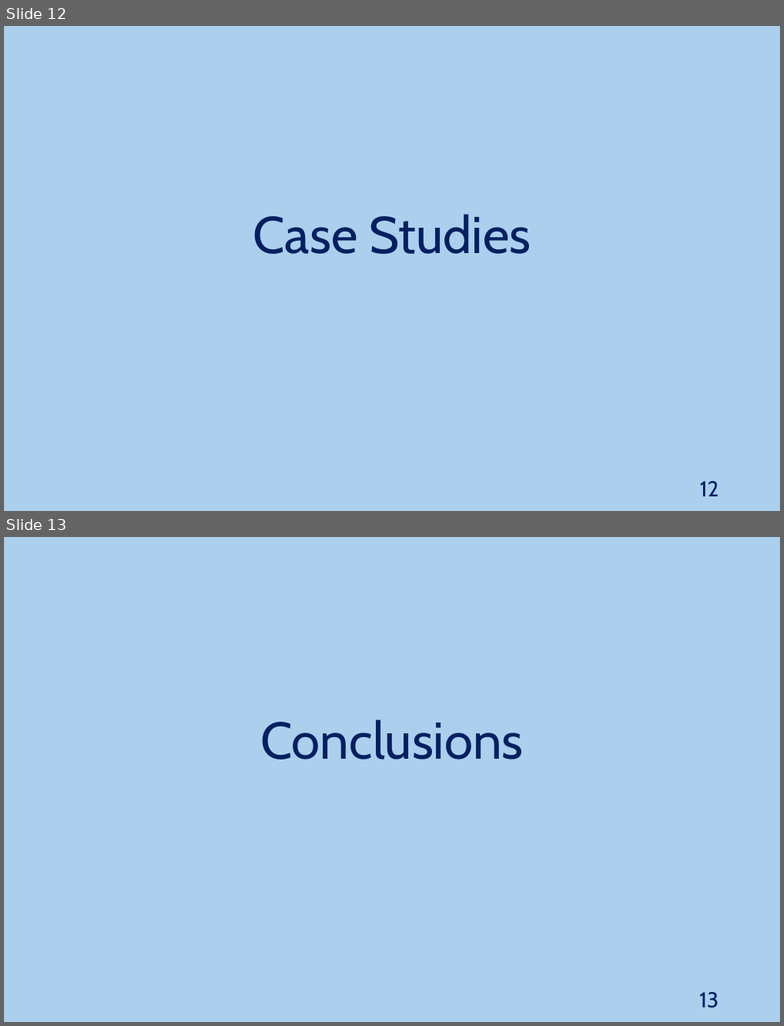
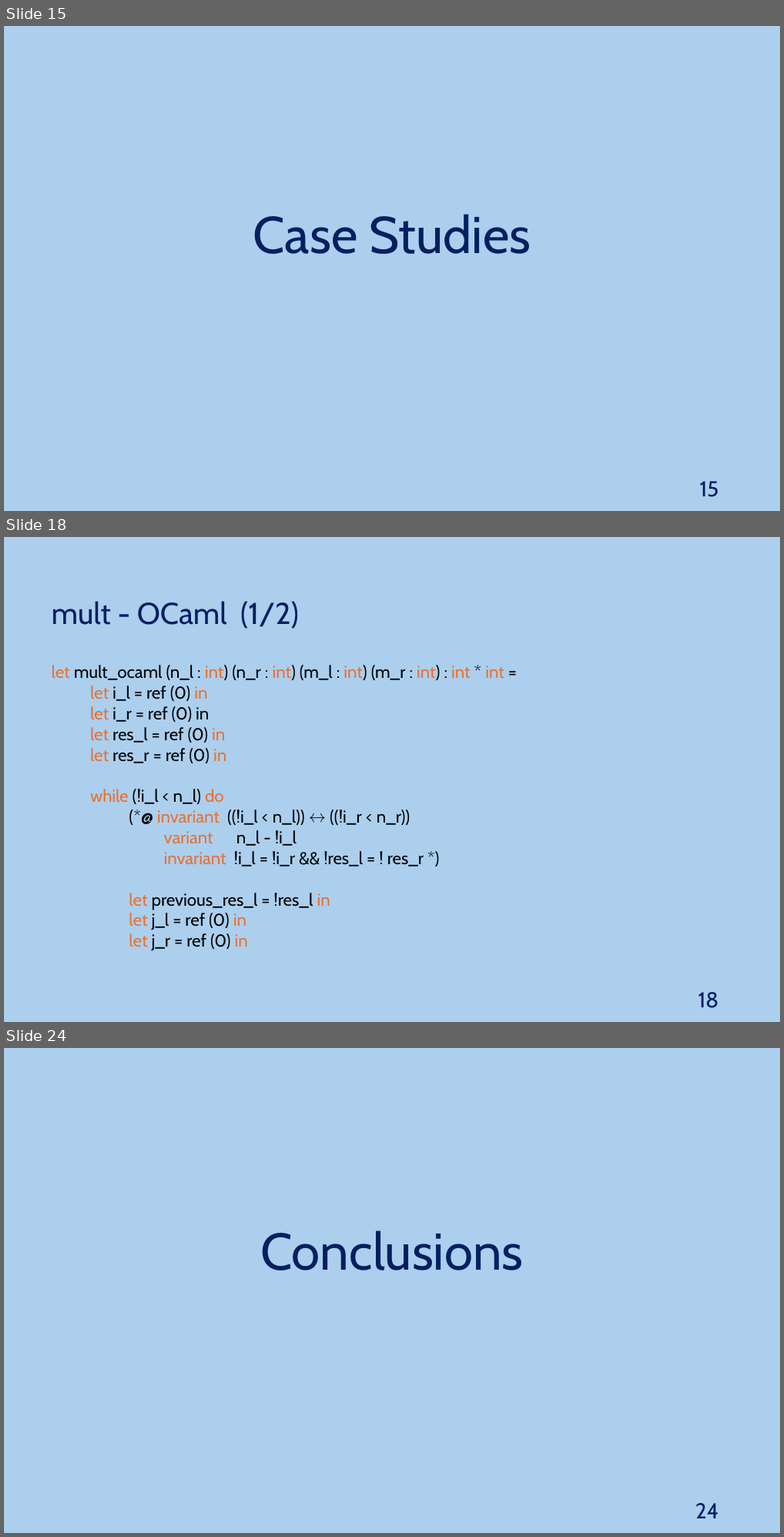
Before and after one commit to JoaoNini75/MasterThesis, a slide deck: tese/presentation/Ap Tese.pptx. Shown one above the other, each under a label of ours: slides 12 and 13 before the commit, slides 15, 18 and 24 after it; the slides between them are not shown. The pictures are 784x1026 and 784x1537 pixels, drawn with LibreOffice and Linux fonts; fonts in the diff are those of the drawing. Boxes give left, top, right and bottom in pixels: in the first picture for what was removed or moved away, otherwise in the second. Text is boxed around its words. In the diff, an @@ line names an element or a change of style, - is before the commit and + after.

```diff
--- a/tese/presentation/Ap Tese.pptx
+++ b/tese/presentation/Ap Tese.pptx
@@ slide 18 added at <box>4,537,780,1022</box>, background #ACCFEE @@
@@ text added at <box>52,601,299,629</box>, 28 pt, text #002060 @@
+mult - OCaml (1/2)
@@ text added at <box>52,665,504,951</box>, 16 pt, text #000000 @@
+let mult_ocaml (n_l : int) (n_r : int) (m_l : int) (m_r : int) : int * int =
+let i_l = ref (0) in
+  let i_r = ref (0) in
+  let res_l = ref (0) in
+  let res_r = ref (0) in
+  while (!i_l < n_l) do
+  (*@ invariant ((!i_l < n_l)) ↔ ((!i_r < n_r))
+  variant n_l - !i_l
+  invariant !i_l = !i_r && !res_l = ! res_r *)
+  let previous_res_l = !res_l in
+  let j_l = ref (0) in
+  let j_r = ref (0) in
@@ page number added at <box>699,992,719,1008</box>, 20 pt, text #002060 @@
+18
@@ what was slide 12 is now slide 15 @@
@@ page number at <box>700,481,719,497</box>: text changed @@
-12
+15
@@ what was slide 13 is now slide 24 @@
@@ page number at <box>695,1503,719,1518</box>: text changed @@
-13
+24
```
Also in this commit, not shown: 1 slide changed, 11 other slides added, 1 slide removed.
